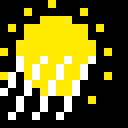
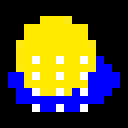
Layer changes from the first w=128, h=128 image to the second:
added layer "Calque Copié" above "m_3.bmp" over 0, 0, 120, 120
painted on "m_3.bmp" over 0, 0, 112, 104
